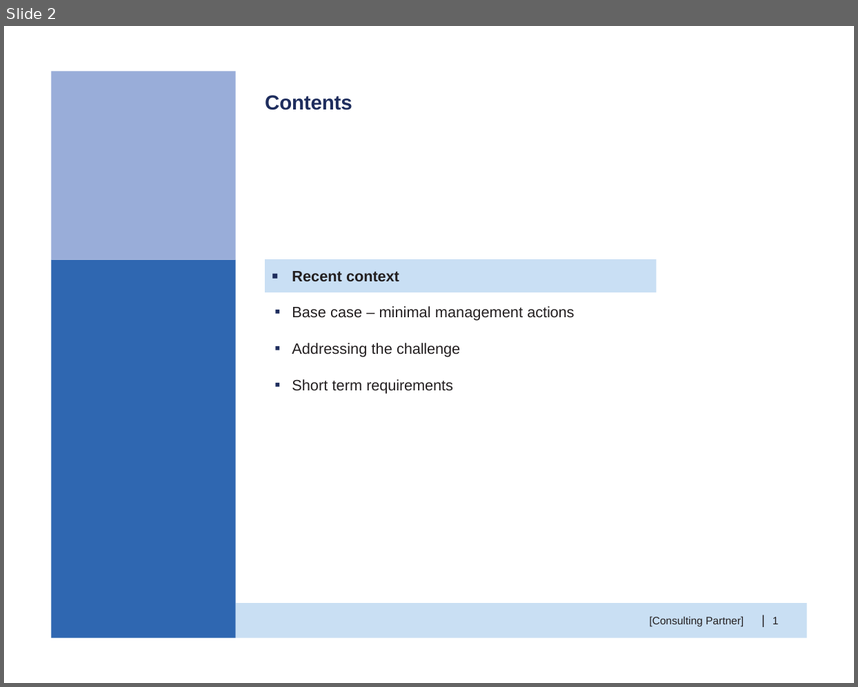
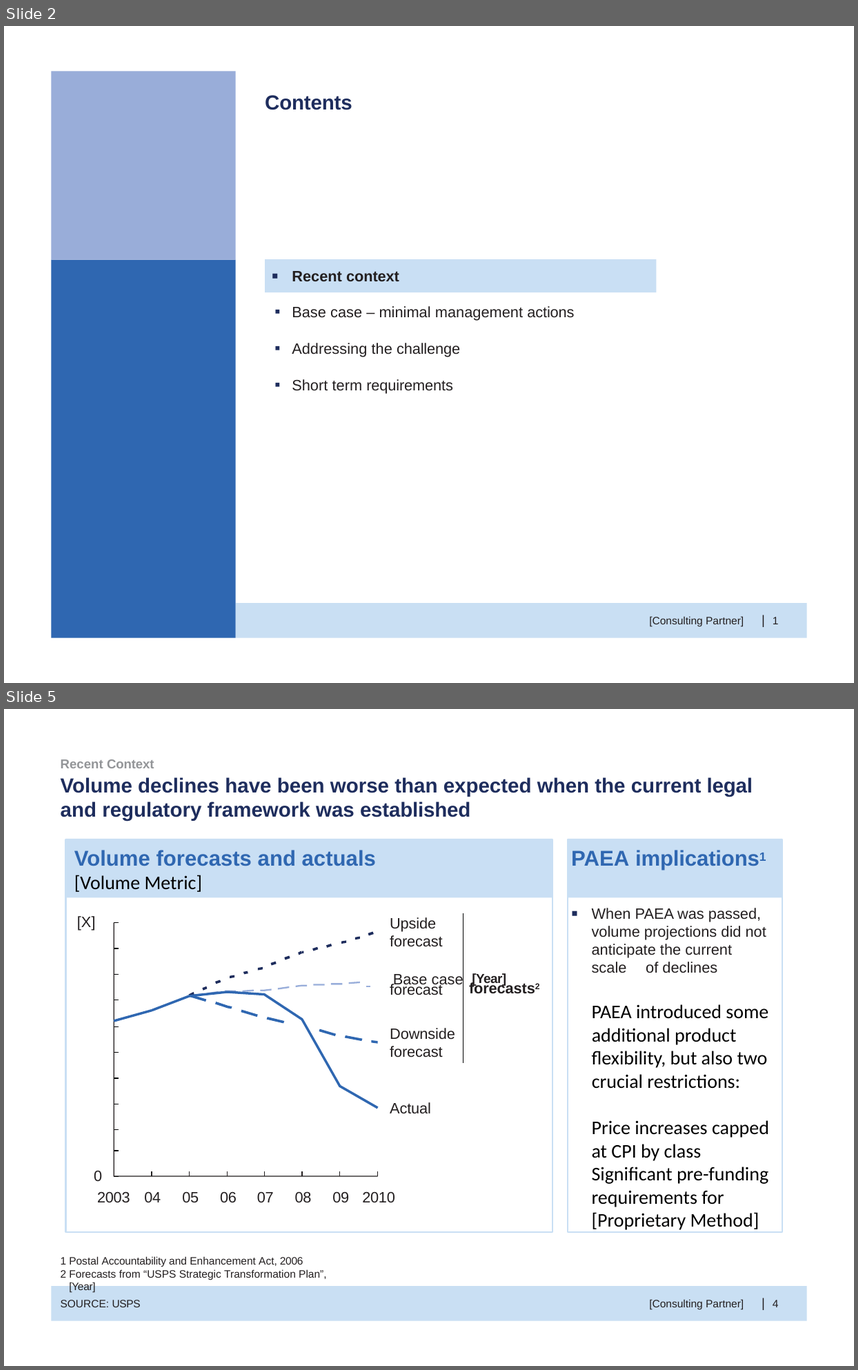
Before and after one commit to huytrnq/pptxsanitizer, a slide deck: data/Take-home_sanitized.pptx. Shown one above the other, each under a label of ours: slide 2 before the commit, slides 2 and 5 after it; the slides between them are not shown. The pictures are 858x687 and 858x1370 pixels, drawn with LibreOffice and Linux fonts; fonts in the diff are those of the drawing; background and template pictures are left out. Boxes give left, top, right and bottom in pixels: in the first picture for what was removed or moved away, otherwise in the second. Text is boxed around its words. In the diff, an @@ line names an element or a change of style, - is before the commit and + after.

```diff
--- a/data/Take-home_sanitized.pptx
+++ b/data/Take-home_sanitized.pptx
@@ slide 5 added at [4,709,854,1366], background #FFFFFF @@
@@ text added at [61,759,154,768], 12 pt, text #939598, bold @@
+Recent Context
@@ title added at [61,777,753,821], 19 pt, text #1E2D5D, bold @@
+Volume declines have been worse than expected when the current legal and regulatory framework was established
@@ freeform shape added at [66,839,553,1232], outline #C9DFF4 1.5 pt @@
@@ rectangle added at [66,839,553,897], fill #C9DFF4, 20 pt, text #2F67B1, bold @@
+Volume forecasts and actuals
+[Volume Metric]
@@ freeform shape added at [567,839,782,1232], outline #C9DFF4 1.5 pt @@
@@ rectangle added at [567,839,782,897], fill #C9DFF4, 20 pt, text #2F67B1, bold @@
+PAEA implications1
@@ freeform shape added at [463,913,463,1063], outline #010202 0.75 pt @@
@@ text added at [592,908,769,1207], 18 pt, text #000000 @@
+▪ When PAEA was passed, volume projections did not anticipate the current scale of declines
+  PAEA introduced some additional product flexibility, but also two crucial restrictions:
+  Price increases capped at CPI by class
+  Significant pre-funding requirements for [Proprietary Method]
@@ text added at [77,916,96,930], 14 pt, text #231F20 @@
+[X]
@@ group added at [114,923,378,1177]: 26 freeform shapes @@
@@ text added at [390,917,442,947], 14 pt, text #231F20 @@
+Upside forecast
@@ text added at [393,973,506,988], 14 pt, text #231F20 @@
+Base case [Year]
@@ text added at [466,977,544,997], 14 pt, text #231F20, bold @@
+forecasts2
@@ text added at [390,983,442,995], 14 pt, text #231F20 @@
+forecast
@@ text added at [390,1028,455,1057], 14 pt, text #231F20 @@
+Downside forecast
@@ text added at [390,1102,431,1114], 14 pt, text #231F20 @@
+Actual
@@ text added at [94,1171,102,1181], 14 pt, text #231F20 @@
+0
@@ text added at [97,1191,395,1203], 14 pt, text #231F20 @@
+2003 04 05 06 07 08 09 2010
@@ text added at [69,1256,326,1280], 10 pt, text #231F20 @@
+1 Postal Accountability and Enhancement Act, 2006
+2 Forecasts from “USPS Strategic Transformation Plan”, [Year]
@@ freeform shape added at [51,1287,807,1321], fill #C9DFF3 @@
@@ text added at [61,1300,141,1307], 10 pt, text #231F20 @@
+SOURCE: USPS
@@ text added at [649,1299,744,1310], 10 pt, text #231F20 @@
+[Consulting Partner]
@@ text added at [760,1293,766,1313], 12 pt, text #231F20 @@
+|
@@ text added at [773,1300,779,1307], 10 pt, text #231F20 @@
+4
```
Also in this commit, not shown: 3 slides changed, 34 other slides added, 28 other files.
